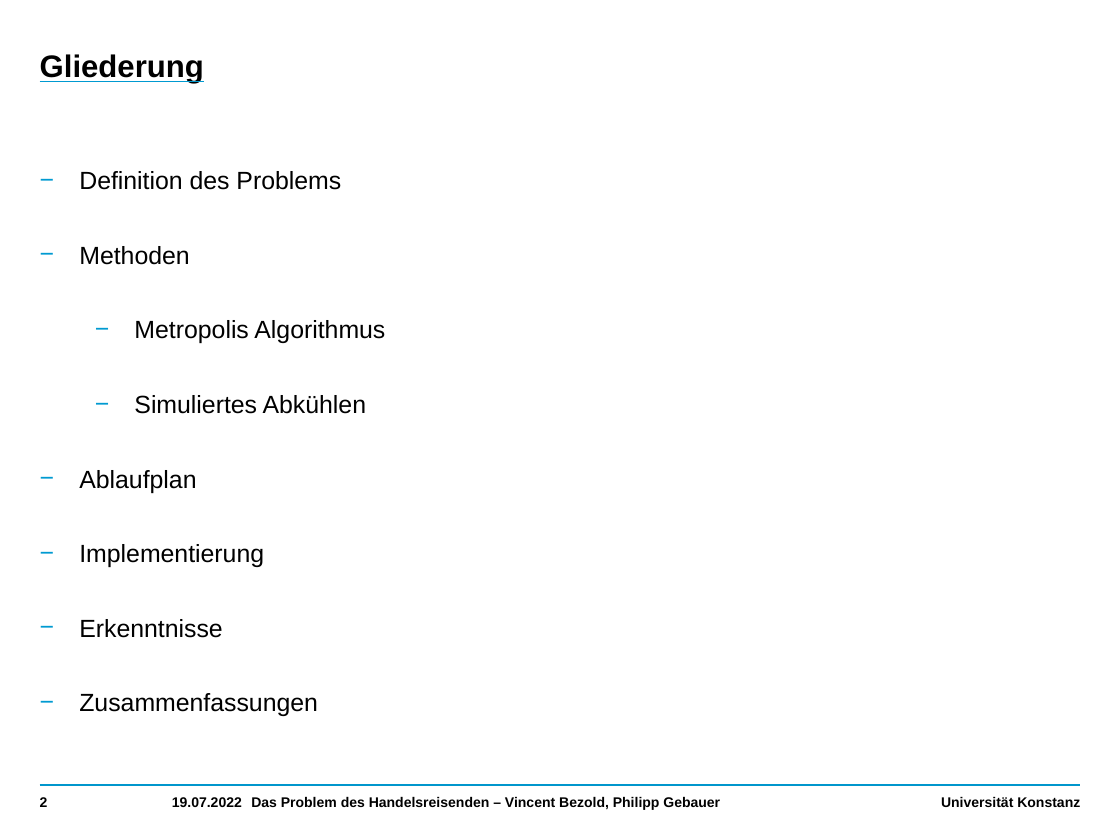
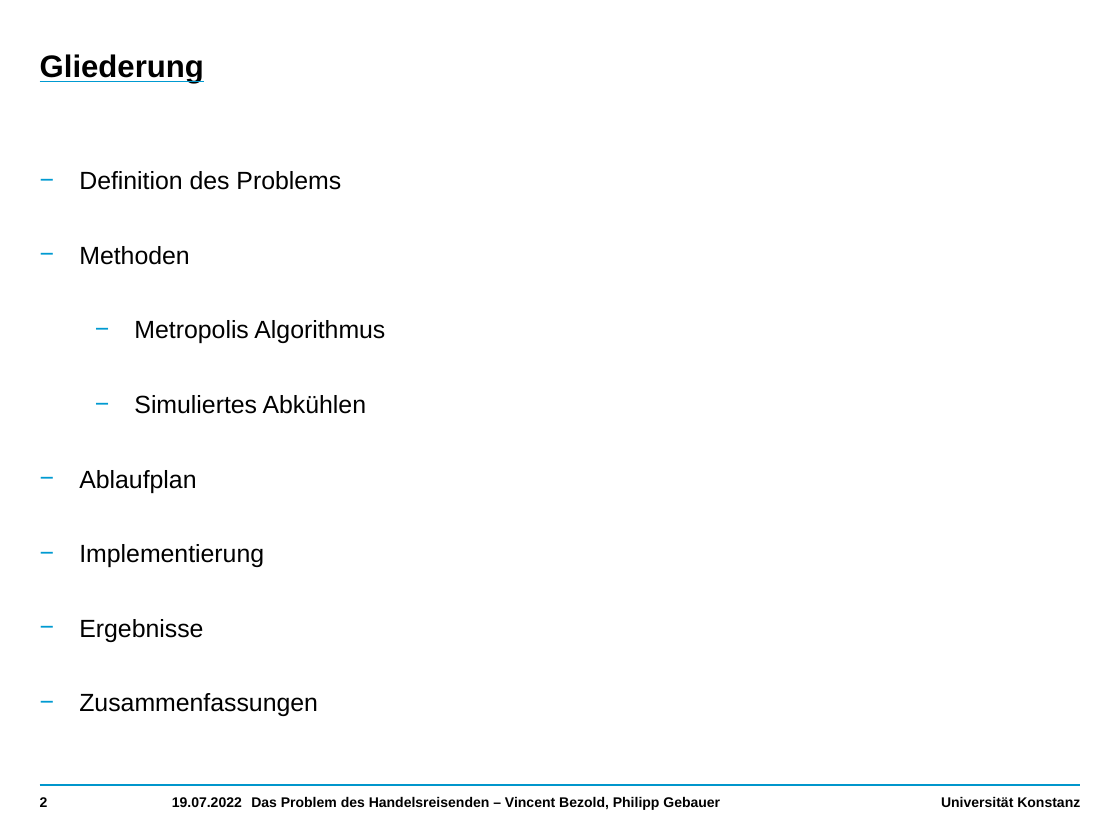
Before and after one commit to VincentBezold/Computer-simulation-stochastic-optimization, a slide deck: slide 2 of Travelling Salesman.pptx. Drawn at 1120x840 pixels with LibreOffice and Linux fonts; fonts in the diff are those of the drawing. Boxes give left, top, right and bottom in pixels: in the first picture for what was removed or moved away, otherwise in the second. Text is boxed around its words. In the diff, an @@ line names an element or a change of style, - is before the commit and + after.

```diff
--- a/Travelling Salesman.pptx
+++ b/Travelling Salesman.pptx
@@ text at box(79, 619, 203, 642): text changed @@
-    − Erkenntnisse
+    − Ergebnisse
```
Also in this commit, not shown: 4 other slides changed, 7 slides added.
